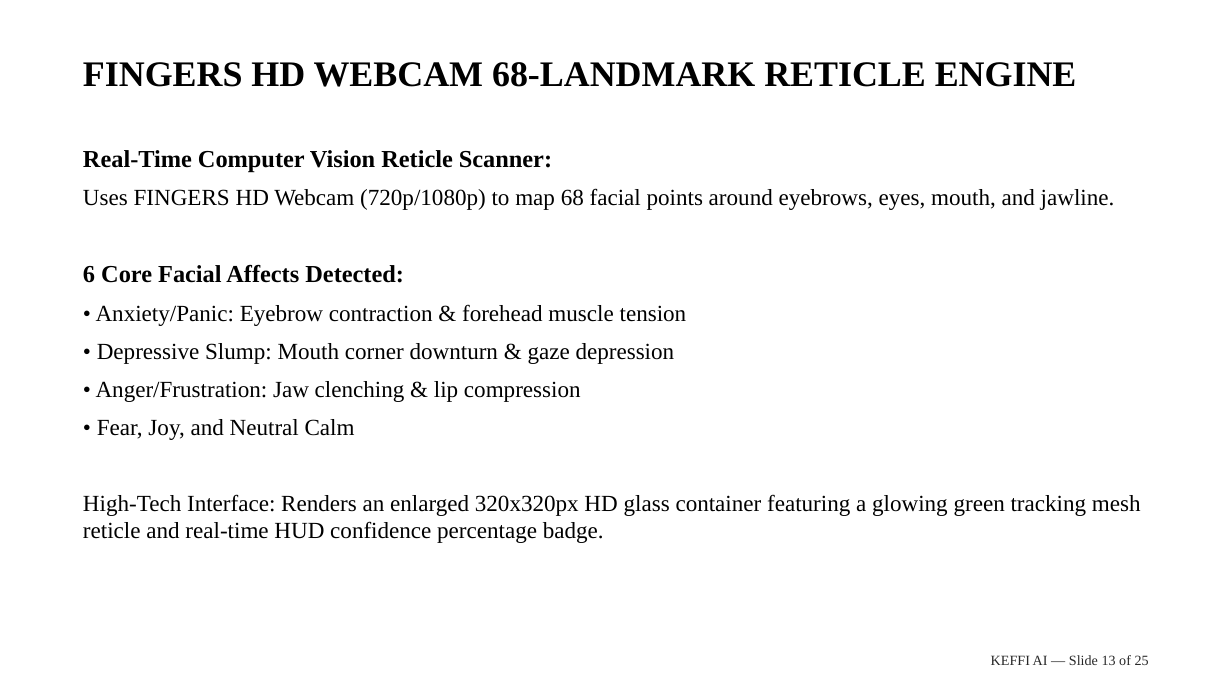
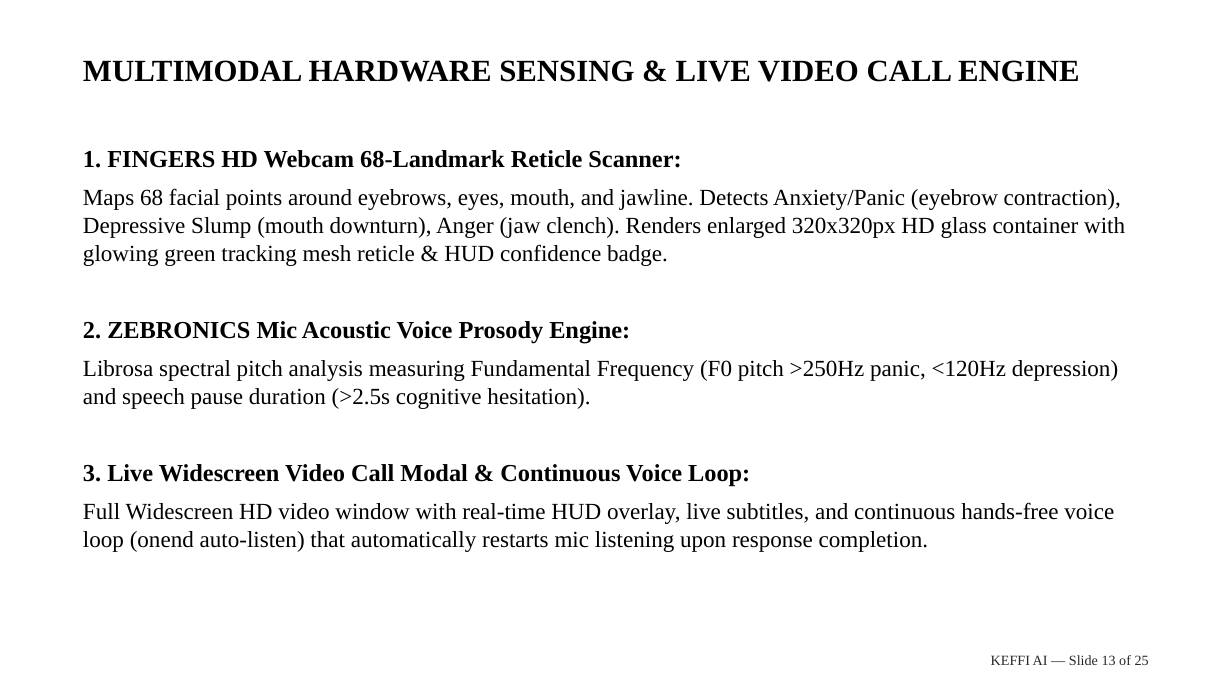
Before and after one commit to balajikrishnan031/Keffi-Test, a slide deck: slide 13 of Final_Submission_Pack/KEFFI_PURE_WHITE_TIMES_ROMAN_25_SLIDE_MASTER.pptx. Drawn at 1232x693 pixels with LibreOffice and Linux fonts; fonts in the diff are those of the drawing. Boxes give left, top, right and bottom in pixels: in the first picture for what was removed or moved away, otherwise in the second. Text is boxed around its words. In the diff, an @@ line names an element or a change of style, - is before the commit and + after.

```diff
--- a/Final_Submission_Pack/KEFFI_PURE_WHITE_TIMES_ROMAN_25_SLIDE_MASTER.pptx
+++ b/Final_Submission_Pack/KEFFI_PURE_WHITE_TIMES_ROMAN_25_SLIDE_MASTER.pptx
@@ text at [83, 60, 1079, 82]: text changed; size 28 to 24 pt @@
-FINGERS HD WEBCAM 68-LANDMARK RETICLE ENGINE
+MULTIMODAL HARDWARE SENSING & LIVE VIDEO CALL ENGINE
@@ text at [83, 150, 1125, 552]: text changed @@
-Real-Time Computer Vision Reticle Scanner:
-Uses FINGERS HD Webcam (720p/1080p) to map 68 facial points around eyebrows, eyes, mouth, and jawline.
-6 Core Facial Affects Detected:
-• Anxiety/Panic: Eyebrow contraction & forehead muscle tension
-• Depressive Slump: Mouth corner downturn & gaze depression
-• Anger/Frustration: Jaw clenching & lip compression
-• Fear, Joy, and Neutral Calm
-High-Tech Interface: Renders an enlarged 320x320px HD glass container featuring a glowing green tracking mesh reticle and real-time HUD confidence percentage badge.
+1. FINGERS HD Webcam 68-Landmark Reticle Scanner:
+Maps 68 facial points around eyebrows, eyes, mouth, and jawline. Detects Anxiety/Panic (eyebrow contraction), Depressive Slump (mouth downturn), Anger (jaw clench). Renders enlarged 320x320px HD glass container with glowing green tracking mesh reticle & HUD confidence badge.
+2. ZEBRONICS Mic Acoustic Voice Prosody Engine:
+Librosa spectral pitch analysis measuring Fundamental Frequency (F0 pitch >250Hz panic, <120Hz depression) and speech pause duration (>2.5s cognitive hesitation).
+3. Live Widescreen Video Call Modal & Continuous Voice Loop:
+Full Widescreen HD video window with real-time HUD overlay, live subtitles, and continuous hands-free voice loop (onend auto-listen) that automatically restarts mic listening upon response completion.
```
Also in this commit, not shown: 19 other slides changed, 2 slides added, 2 slides removed, 3 other files.
